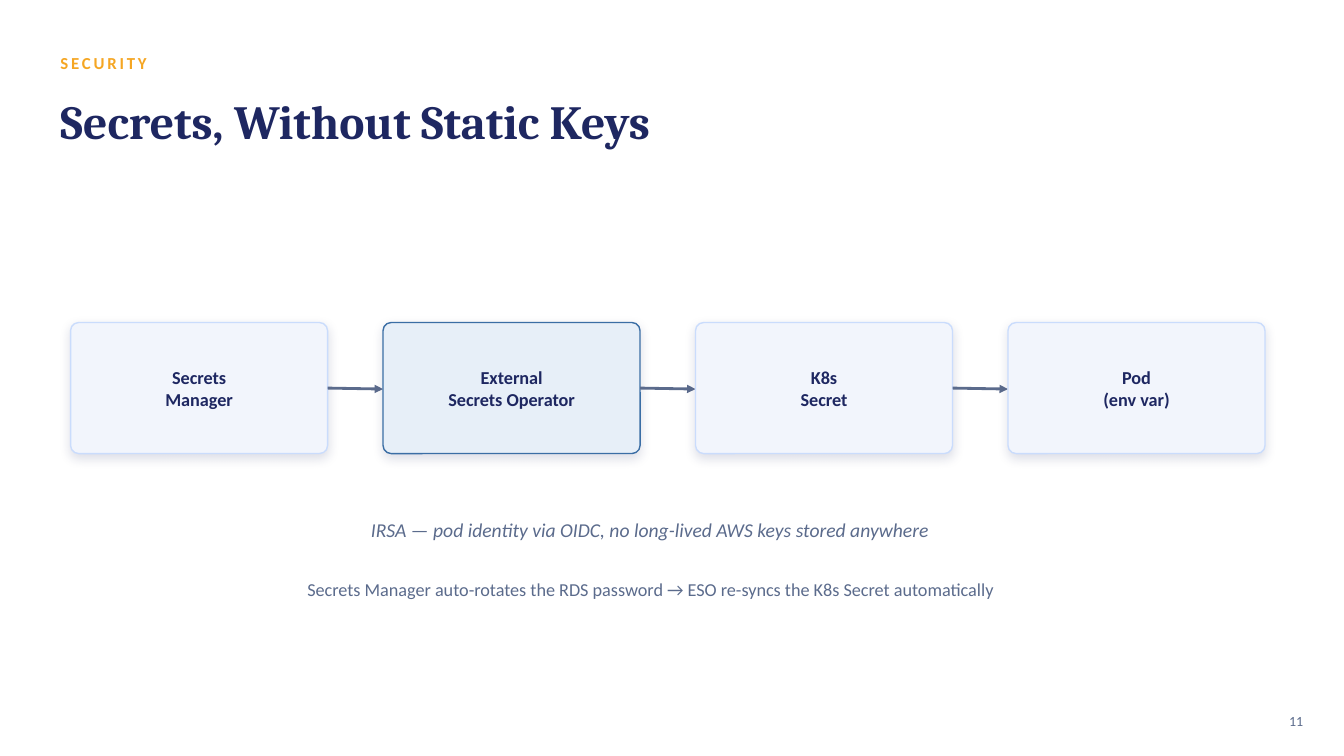
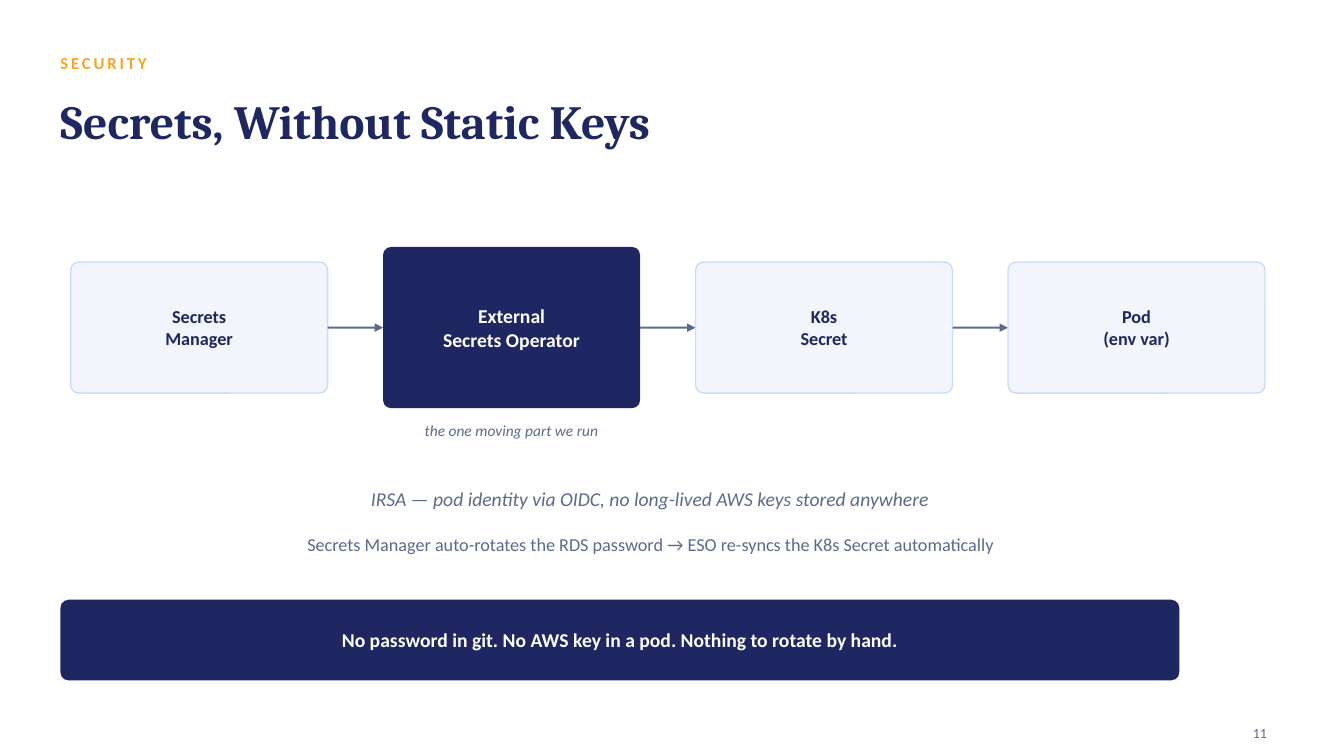
Before and after one commit to rotemamt/statuspage-on-aws-eks, a slide deck: slide 11 of Status-Page-Presentation.pptx. Drawn at 1344x756 pixels with LibreOffice and Linux fonts; fonts in the diff are those of the drawing. Boxes give left, top, right and bottom in pixels: in the first picture for what was removed or moved away, otherwise in the second. Text is boxed around its words. In the diff, an @@ line names an element or a change of style, - is before the commit and + after.

```diff
--- a/Status-Page-Presentation.pptx
+++ b/Status-Page-Presentation.pptx
@@ text "Secrets": place and size @@
-text "Secrets" at (165,372,233,409)
+text "Secrets" at (165,311,233,348)
@@ rounded rectangle: place and size @@
-rounded rectangle at (383,323,640,454)
+rounded rectangle at (383,247,640,408)
@@ rounded rectangle at (383,247,640,408): fill #E7EFF8 to #1E2761; outline #3B6EA5 1 pt to none; shadow off; proportions changed @@
@@ text "External": place and size @@
-text "External" at (448,371,575,409)
+text "External" at (443,309,580,350)
@@ text "External" at (443,309,580,350): size 13 to 14 pt, text colour #1E2761 to #FFFFFF @@
@@ shadow off in 3 elements at (71,262,328,393), (1008,262,1265,393), (696,262,953,393) @@
@@ text "K8s": place and size @@
-text "K8s" at (801,371,848,406)
+text "K8s" at (801,310,848,345)
@@ text "Pod": place and size @@
-text "Pod" at (1103,371,1169,409)
+text "Pod" at (1103,310,1169,348)
@@ arrow (328, 328) - (383, 328): stroke #5B6B8C 2 pt to #5B6B8C 1.5 pt @@
@@ arrow (640, 328) - (696, 328): stroke #5B6B8C 2 pt to #5B6B8C 1.5 pt @@
@@ 3 rounded rectangles, 3 arrows: place and size @@
-3 rounded rectangles, 3 arrows at (71,323,1265,454)
+3 rounded rectangles, 3 arrows at (71,262,1265,393)
@@ arrow (953, 328) - (1008, 328): stroke #5B6B8C 2 pt to #5B6B8C 1.5 pt @@
@@ text added at (425,425,598,439), 11 pt, text #5B6B8C, italic @@
+the one moving part we run
@@ text "IRSA — pod identity via ...": place and size @@
-text "IRSA — pod identity via ..." at (371,523,928,541)
+text "IRSA — pod identity via ..." at (371,492,928,510)
@@ text "Secrets Manager auto-rotates the RDS ...": place and size @@
-text "Secrets Manager auto-rotates the RDS ..." at (307,583,994,599)
+text "Secrets Manager auto-rotates the RDS ..." at (307,538,994,554)
@@ rounded rectangle added at (60,600,1180,681), fill #1E2761 @@
@@ text added at (342,633,898,651), 14 pt, text #FFFFFF, bold @@
+No password in git. No AWS key in a pod. Nothing to rotate by hand.
@@ text "11": place and size @@
-text "11" at (1289,717,1303,726)
+text "11" at (1253,729,1267,738)
@@ text "11" at (1253,729,1267,738): alignment right to left @@
```
Also in this commit, not shown: 12 other slides changed, 1 slide added, 1 slide removed, 3 other files.
